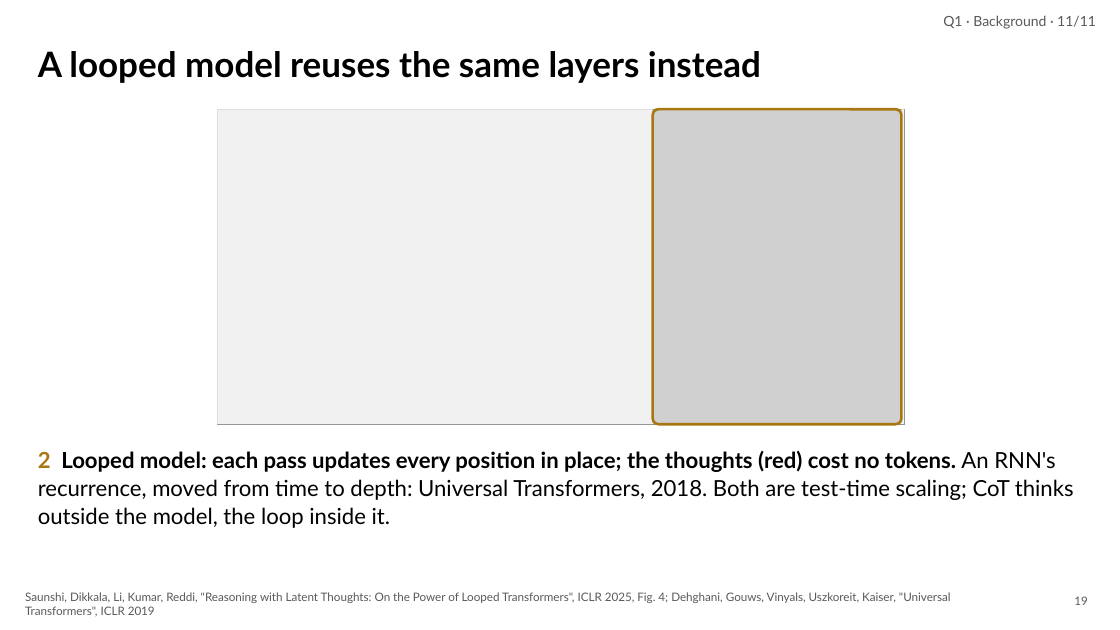
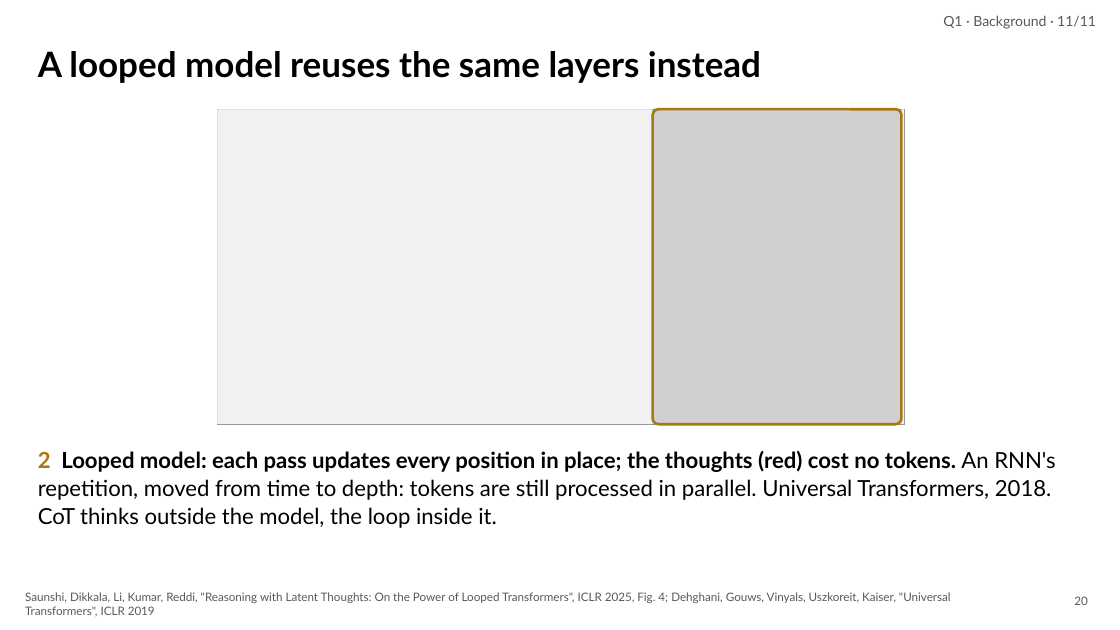
Before and after one commit to irregular6612/agi-hw2, a slide deck: slide 20 of build/out/looped-transformers.pptx (slide 19 before the commit). Drawn at 1120x630 pixels with LibreOffice and Linux fonts; fonts in the diff are those of the drawing; grey boxes stand for pictures. Boxes give left, top, right and bottom in pixels: in the first picture for what was removed or moved away, otherwise in the second. Text is boxed around its words. In the diff, an @@ line names an element or a change of style, - is before the commit and + after.

```diff
--- a/build/out/looped-transformers.pptx
+++ b/build/out/looped-transformers.pptx
@@ text at <box>38,450,1056,528</box>: text changed @@
-2 Looped model: each pass updates every position in place; the thoughts (red) cost no tokens. An RNN's recurrence, moved from time to depth: Universal Transformers, 2018. Both are test-time scaling; CoT thinks outside the model, the loop inside it.
+2 Looped model: each pass updates every position in place; the thoughts (red) cost no tokens. An RNN's repetition, moved from time to depth: tokens are still processed in parallel. Universal Transformers, 2018. CoT thinks outside the model, the loop inside it.
@@ page number at <box>1074,596,1087,605</box>: text changed @@
-19
+20
```
Also in this commit, not shown: 41 other slides changed, 15 slides added, 5 slides removed, 31 other files.
